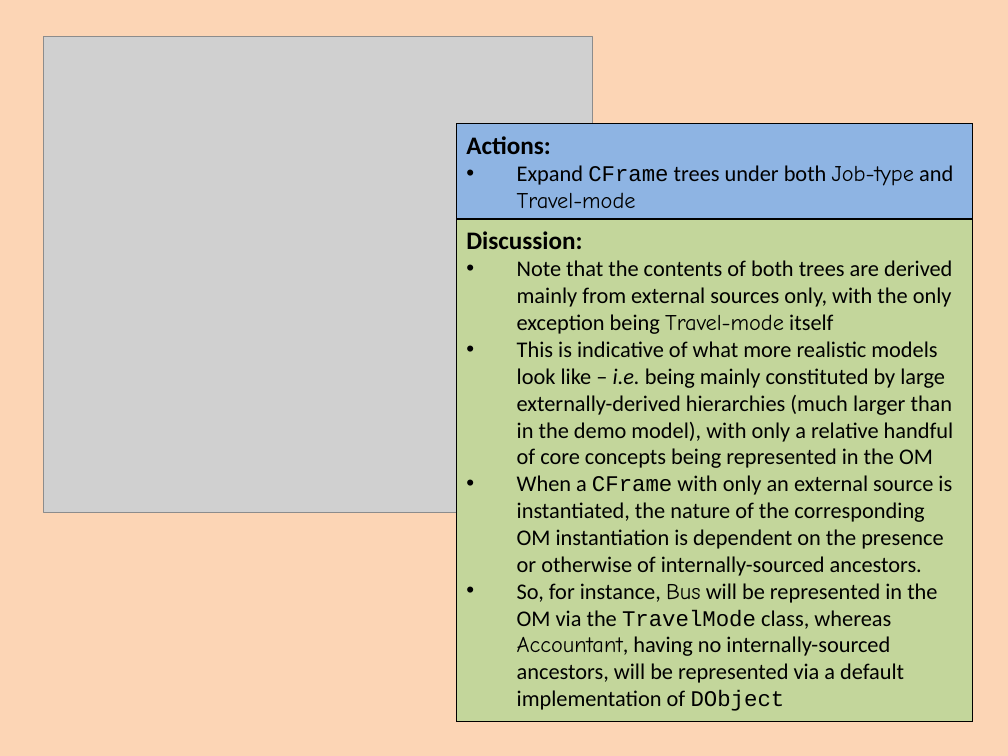
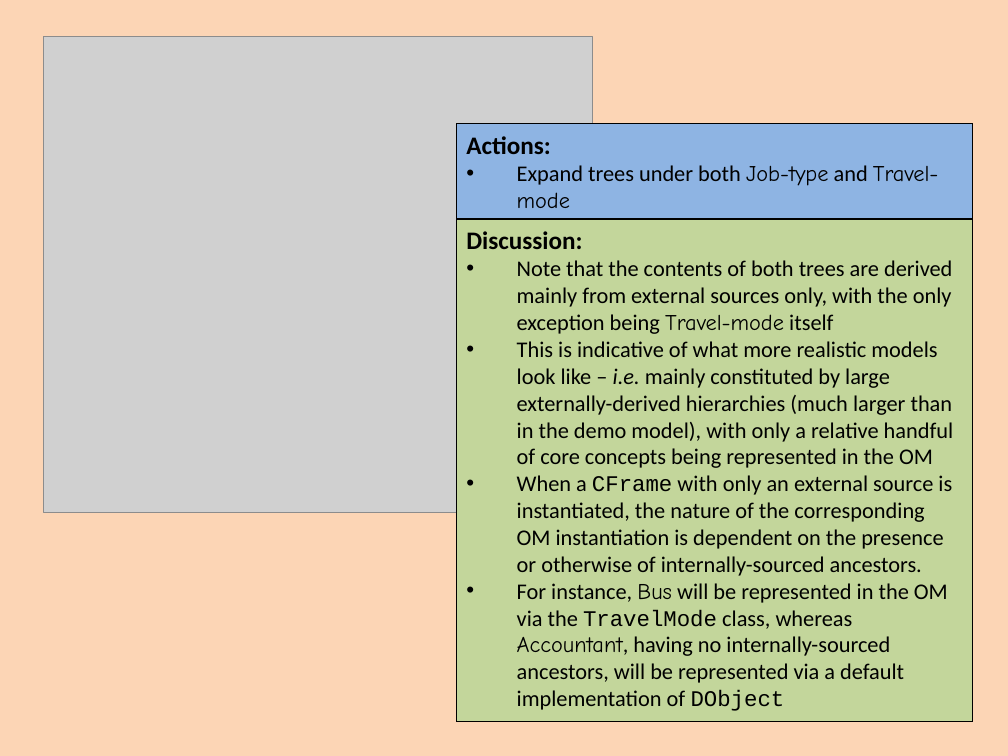
Before and after one commit to colin-puleston/mekon-hobo, a slide deck: slide 27 of docs/MEKON-HOBO Introductory Tutorial.pptx (slide 26 before the commit). Drawn at 1008x756 pixels with LibreOffice and Linux fonts; fonts in the diff are those of the drawing; grey boxes stand for pictures. Boxes give left, top, right and bottom in pixels: in the first picture for what was removed or moved away, otherwise in the second. Text is boxed around its words. In the diff, an @@ line names an element or a change of style, - is before the commit and + after.

```diff
--- a/docs/MEKON-HOBO Introductory Tutorial.pptx
+++ b/docs/MEKON-HOBO Introductory Tutorial.pptx
@@ text in rectangle at (517,165,939,208): text changed @@
-• Expand CFrame trees under both Job-type and Travel-mode
+• Expand trees under both Job-type and Travel-mode
@@ text in rectangle at (517,341,954,468): text changed @@
-• This is indicative of what more realistic models look like – i.e. being mainly constituted by large externally-derived hierarchies (much larger than in the demo model), with only a relative handful of core concepts being represented in the OM
+• This is indicative of what more realistic models look like – i.e. mainly constituted by large externally-derived hierarchies (much larger than in the demo model), with only a relative handful of core concepts being represented in the OM
@@ text in rectangle at (517,583,948,711): text changed @@
-• So, for instance, Bus will be represented in the OM via the TravelMode class, whereas Accountant, having no internally-sourced ancestors, will be represented via a default implementation of DObject
+• For instance, Bus will be represented in the OM via the TravelMode class, whereas Accountant, having no internally-sourced ancestors, will be represented via a default implementation of DObject
```
Also in this commit, not shown: 40 other slides changed, 5 slides added, 4 slides removed.
